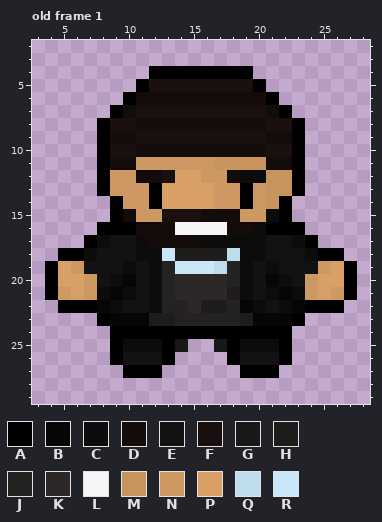
Pixel-art file -- Aseprite WIP/enemies/drake/drake main.aseprite. That is the earlier state.
32x32 pixels, 1 frame. Colours within 5 levels of each other are drawn and written as one. Shown: old frame 1: x 3..28, y 2..29. The commit also changed other frames, which this record leaves out.
Palette (. is transparent): A #000000  B #060606  C #0c0c0c  D #130c0b  E #131212  F #19100f  G #181818  H #1f1c1c  J #252222  K #2c2828  L #f6f6f6  M #c7945e  N #cd9861  P #d9a066  Q #bfdcec  R #c9e7f9
Pixels before, old frame 1, first column x 4:
 4 ........AAAAAAAA........
 5 .......AFFFFFFFFA.......
 6 ......ADDDDDDDDDDA......
 7 .....ADFFFFFFFFFFDA.....
 8 ....AFFDDDDDDDDDDFFA....
 9 ....ADDFFFFFFFFFFDDA....
10 ....AFFDDDDDDDDDDFFA....
11 ....ADDNNNNNNMMMMDDA....
12 ....ANNDDFPPNNDCCMMA....
13 ....ANNNAPPPPNNANMMA....
14 .....ANNAPPPPNNANMA.....
15 .....ADNNFFFDDDNNCA.....
16 ....AAADDDLLLLDDCAAA....
17 ...ACEECDDDDCCCCCEECA...
18 .AACEEECCRHHHHQCCEEECAA.
19 APNEEECECJRRRQJCECEEENPA
20 APPNECBECJKKKKJCEBCENPPA
21 ANPNCBCECJKKKKHCECBCNPNA
22 .AAABCEECJJKHHJBCECBAAA.
23 ....ABBBHHJJJJJHBBBA....
24 .....AAAAAAAAAAAAAA.....
25 .....ACCCAG..GACCCA.....
26 .....AEEEA....AEEEA.....
27 ......AAA......AAA......
New version:
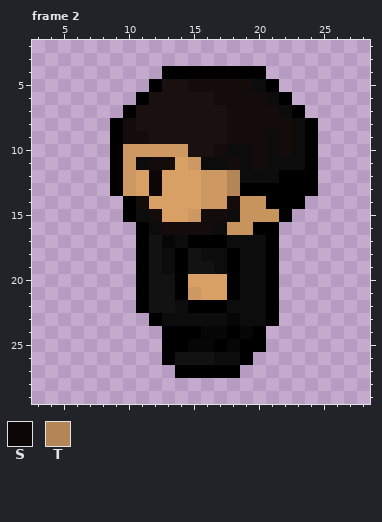
Colours new in this view: S #0c0706  T #b48555
A new or re-ordered frame is compared with the old frame closest to it.
Changes in this commit:
frames 1 -> 4
Changed rows in their new state; - is an unchanged pixel.
Frame 2 is new; against old frame 1:
first column x 4:
 4 --------.-------A-------
 5 -------.A--DDDDDCA------
 6 ------.AFFFFF----CA-----
 7 -----.A-------DDD-CA----
 8 ----.ADFFFFFFF---DDCA---
 9 ----.A-D------DDDC-CA---
10 ----.ANNNNNFF-CC-CDCA---
11 ----.ANCDDP-CCDCDCCCA---
12 ----.A-PSP----T--CA-A---
13 ----.A-PS---N-T-AAA-A---
14 -----.ADP---N-DMMA-A----
15 -----.ACDPPN--CMMM------
16 ----...AC-DDDCMMA-..----
17 ---....AEBCAAA---A...---
18 -......AECAECCA--A.....-
19 .......AECAEECA-CA......
20 .......AEEAPPPA-CA......
21 .......AEEANPPA-CA......
22 -......AEECAAACC-A.....-
23 ----....ACCCCCBCCA..----
24 -----....---BB-B-..-----
25 -----....-ABBABAA..-----
26 -----....-EEECCA...-----
27 ------...-AAAAA...------
Where, in picture pixels (left, top, right, bottom), the same in both pictures:
changed: (45, 66, 357, 378)
